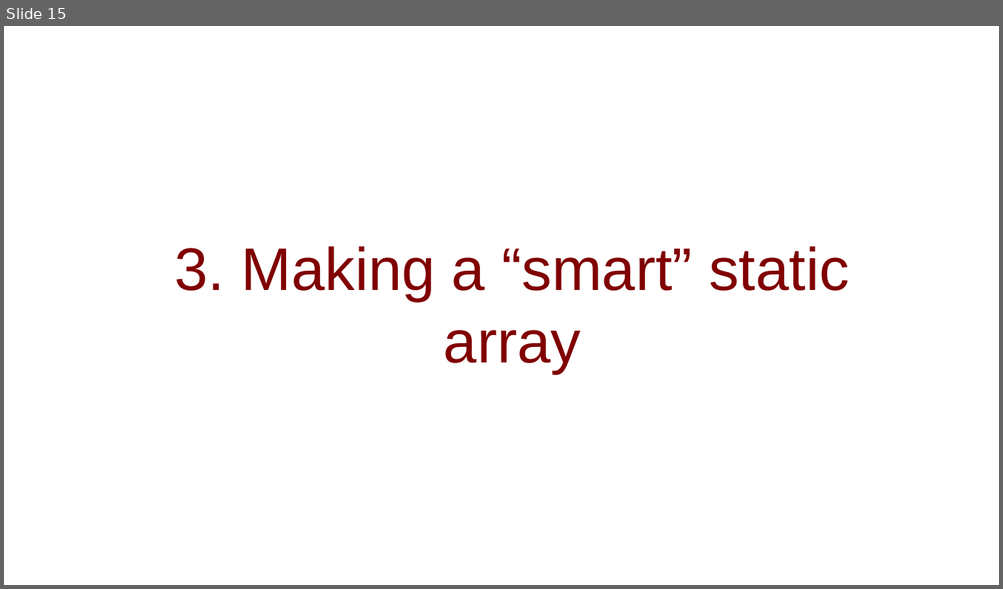
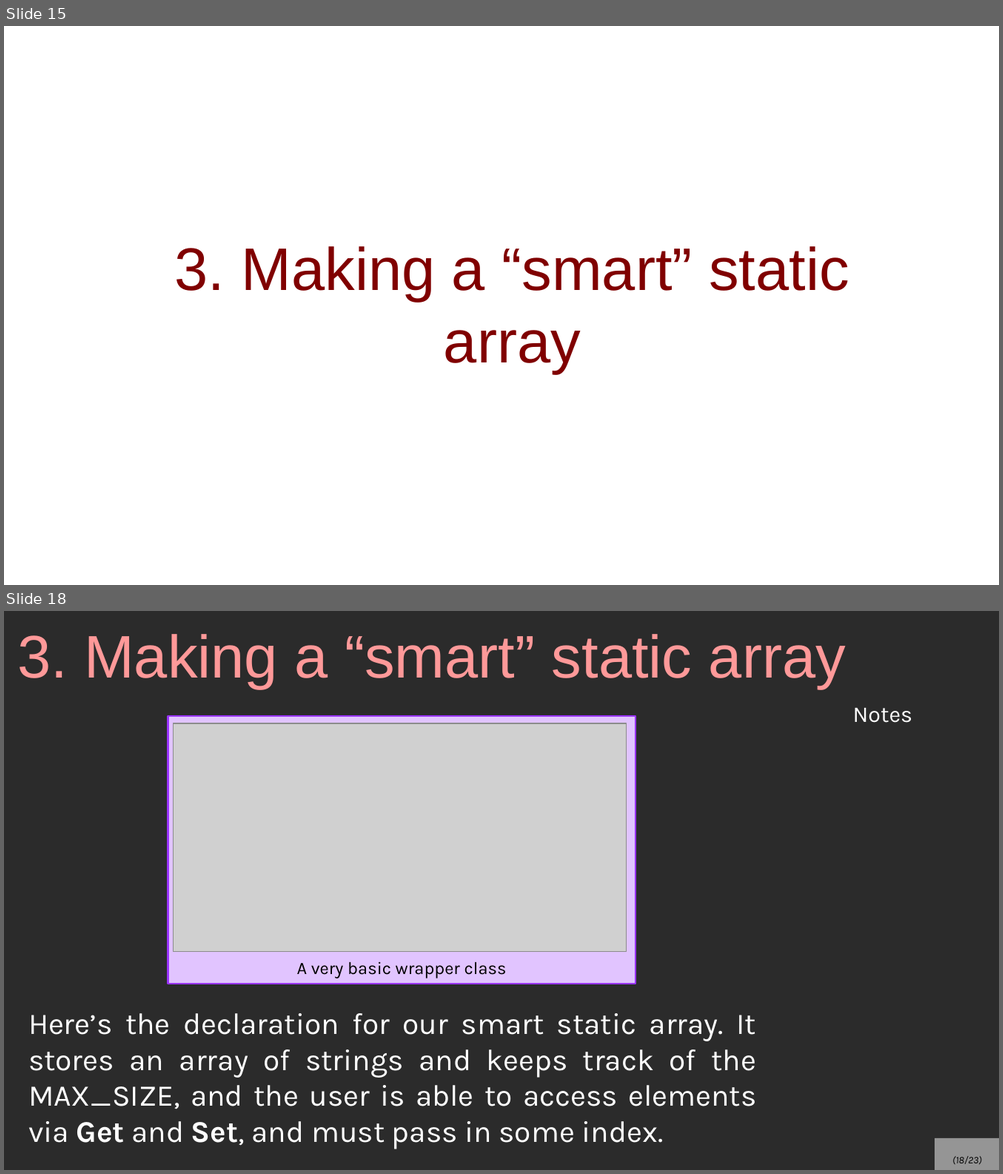
Before and after one commit to mariamhabib/CS250-Data-Structures, a slide deck: Lectures/3_Wrapping_A_Static_Array.odp. Shown one above the other, each under a label of ours: slide 15 before the commit, slides 15 and 18 after it; the slides between them are not shown. The pictures are 1003x589 and 1003x1174 pixels, drawn with LibreOffice and Linux fonts; fonts in the diff are those of the drawing; grey boxes stand for pictures; background and template pictures are left out; a plain dark background stands for a picture behind light text. Boxes give left, top, right and bottom in pixels: in the first picture for what was removed or moved away, otherwise in the second. Text is boxed around its words. In the diff, an @@ line names an element or a change of style, - is before the commit and + after.

Commit message:
Static array lecture

```diff
--- a/Lectures/3_Wrapping_A_Static_Array.odp
+++ b/Lectures/3_Wrapping_A_Static_Array.odp
@@ slide 18 added at (x1=4, y1=611, x2=999, y2=1170), background picture (left out) @@
@@ title added at (x1=17, y1=634, x2=845, y2=689), 48 pt, text #FF9999 @@
+3. Making a “smart” static array
@@ rectangle added at (x1=168, y1=717, x2=636, y2=985), fill #E1C4FF, outline #9933FF 1.45 pt, 14 pt, text #000000 @@
+A very basic wrapper class
@@ text added at (x1=853, y1=708, x2=913, y2=723), 18 pt, text #FFFFFF @@
+Notes
@@ picture added at (x1=173, y1=723, x2=627, y2=952) @@
@@ text added at (x1=28, y1=1014, x2=757, y2=1150), 24 pt, text #FFFFFF @@
+Here’s the declaration for our smart static array. It stores an array of strings and keeps track of the MAX_SIZE, and the user is able to access elements via Get and Set, and must pass in some index.
@@ page number added at (x1=934, y1=1139, x2=999, y2=1170), fill #FFFFFF at 50% opacity, 8 pt, text #000000, italic @@
+(18/23)
```
Also in this commit, not shown: 7 other slides added, 2 slides removed, 32 other files.
